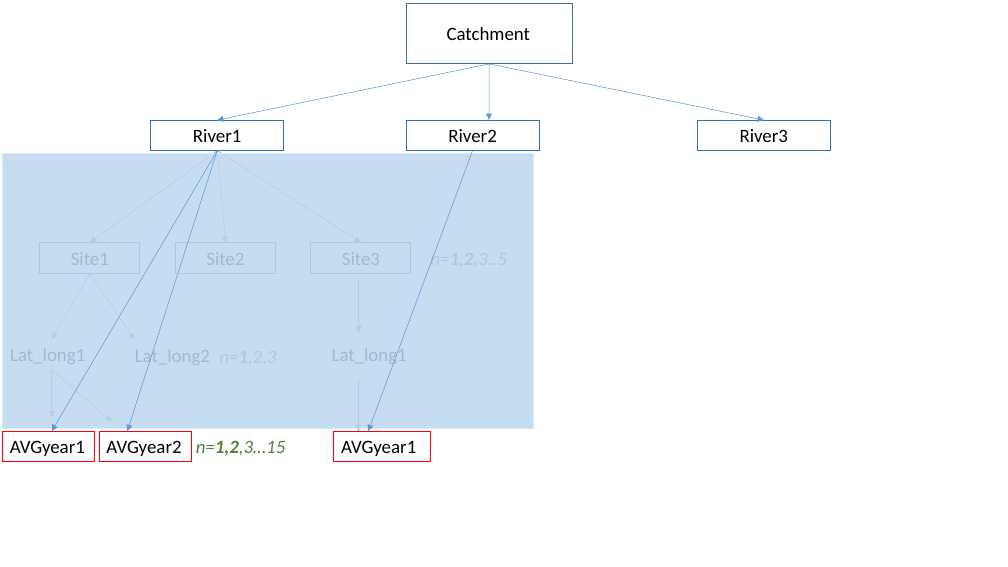
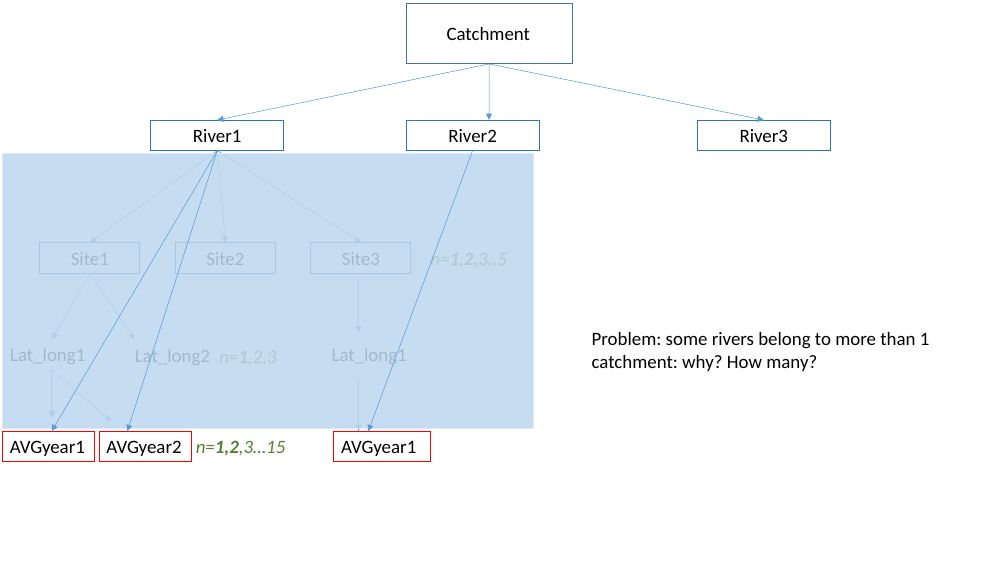
Before and after one commit to SerenaDonadi/Dod-ved, a slide deck: slide 2 of Electrofish data/LWD_analyses.pptx. Drawn at 1008x567 pixels with LibreOffice and Linux fonts; fonts in the diff are those of the drawing. Boxes give left, top, right and bottom in pixels: in the first picture for what was removed or moved away, otherwise in the second. Text is boxed around its words. In the diff, an @@ line names an element or a change of style, - is before the commit and + after.

```diff
--- a/Electrofish data/LWD_analyses.pptx
+++ b/Electrofish data/LWD_analyses.pptx
@@ text added at box(592, 332, 930, 371), 18 pt, text #000000 @@
+Problem: some rivers belong to more than 1 catchment: why? How many?
```
Also in this commit, not shown: 5 slides added, 1 other file.
